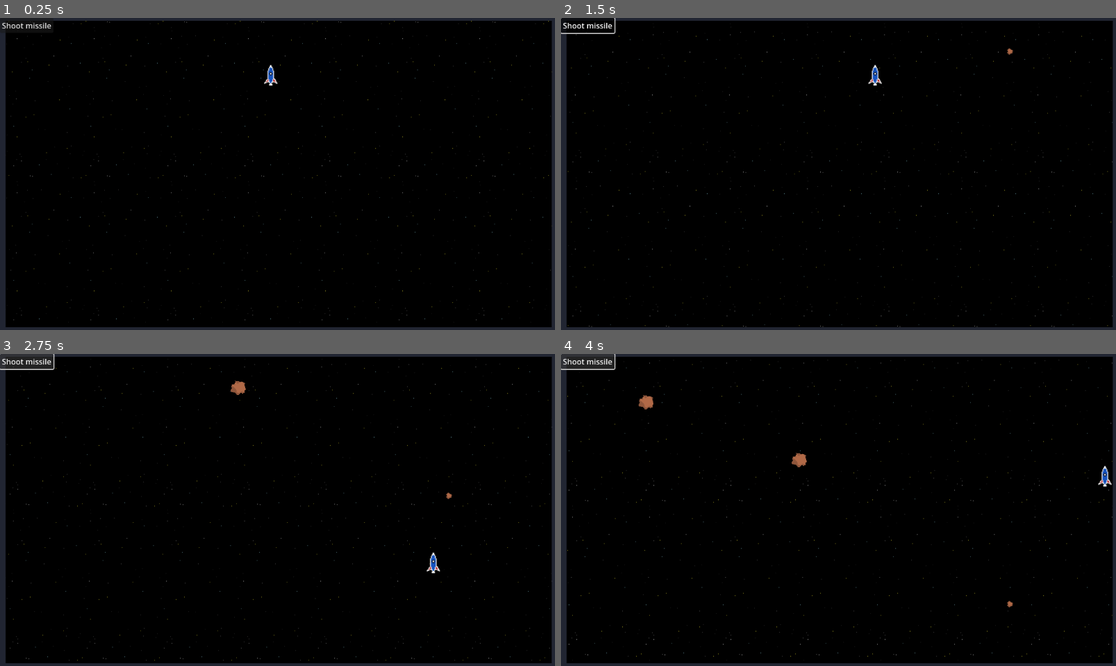
Above: before the commit, frames 1-4 (two rows, left to right).
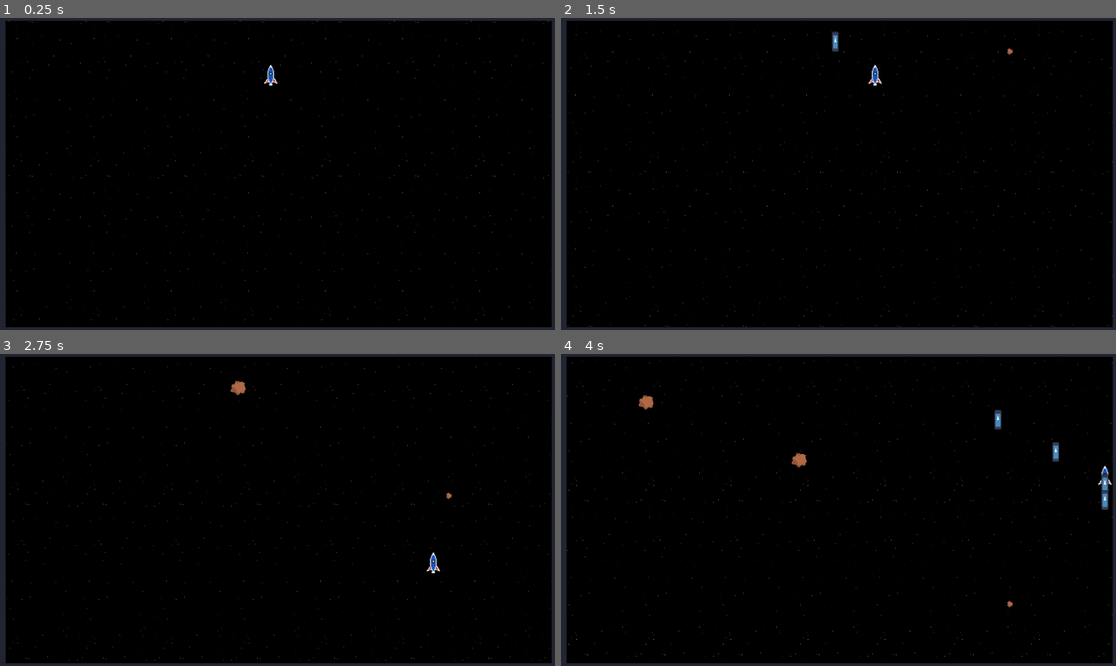
Above: after the commit, the same moments.

Repository: coughenberg/SFGalaga
Game: Godot game, scene res://gameplay.tscn
The game is run twice, just before and just after one commit, with the same random seed, the same clock (stepped at 60 frames per second) and the same inputs. The project has no main scene, so this scene is started directly. The engine's default icon, where the game draws it, is replaced by a stand-in: a white triangle on a blue panel in a dark square.
Inputs (mouse positions are in pixels of both pictures, inside the frame that each line leads up to):
- Up to frame 1 (0.25 s): no input
- Up to frame 2 (1.5 s): click (588, 24) at 0.5 s, where only the run before the commit has a clickable "Shoot missile"; hold Right (ui_right) from 1.28 s (still down); hold Space (shoot, bound only after the commit) from 1.28 s (still down)
- Up to frame 3 (2.75 s): release Right (ui_right) at 2.03 s; release Space (shoot, bound only after the commit) at 2.03 s; hold Down (ui_down) from 2.03 s (still down); tap Space (shoot, bound only after the commit) at 2.1 s
- Up to frame 4 (4 s): release Down (ui_down) at 2.78 s; hold Right (ui_right) 2.78-3.53 s; hold Space (shoot, bound only after the commit) 2.78-3.53 s; hold Up (ui_up) from 3.53 s (still down); tap Space (shoot, bound only after the commit) at 3.6 s

The runs differ from the first frame. In frame 1, 0.1% of the frame differs, in the area x 0-10%, y 1-4%; in frame 2, 0.3%; in frame 3, 0.4%; in frame 4, 0.7%, in the area x 0-99%, y 0-51%.

Commit message:
feat: add laser emit from ship

Diff:
--- a/gameplay.tscn
+++ b/gameplay.tscn
@@ -1,12 +1,11 @@
-[gd_scene load_steps=14 format=3 uid="uid://w4wyf5pdcvr2"]
+[gd_scene load_steps=12 format=3 uid="uid://w4wyf5pdcvr2"]
 
 [ext_resource type="Texture2D" uid="uid://dna3n6405mk41" path="res://icon.svg" id="1_gdyrg"]
 [ext_resource type="Script" path="res://world.gd" id="1_i5vsr"]
-[ext_resource type="Script" path="res://ship/spaceship.gd" id="1_okpmr"]
 [ext_resource type="Shader" path="res://scroll.gdshader" id="2_0i6g5"]
-[ext_resource type="Texture2D" uid="uid://dooao58xrrofa" path="res://ship/spaceship.png" id="2_62jbx"]
 [ext_resource type="Script" path="res://walls/left_wall.gd" id="3_741j5"]
 [ext_resource type="Script" path="res://walls/right_wall.gd" id="4_34cy5"]
+[ext_resource type="PackedScene" uid="uid://dt2xwp702a401" path="res://space_ship.tscn" id="4_u3564"]
 [ext_resource type="Script" path="res://walls/top_wall.gd" id="5_jpvde"]
 [ext_resource type="Script" path="res://walls/bottom_wall.gd" id="6_udiu1"]
 [ext_resource type="Texture2D" uid="uid://4lkxdvq30sga" path="res://background/starry_sky.png" id="9_r8nf1"]
@@ -15,9 +14,6 @@
 shader = ExtResource("2_0i6g5")
 shader_parameter/y_speed = 0.02
 shader_parameter/x_speed = 0.02
-
-[sub_resource type="RectangleShape2D" id="RectangleShape2D_5krt7"]
-size = Vector2(28, 44)
 
 [sub_resource type="RectangleShape2D" id="RectangleShape2D_xej1h"]
 size = Vector2(20, 394)
@@ -35,18 +31,7 @@
 texture = ExtResource("9_r8nf1")
 stretch_mode = 1
 
-[node name="Space Ship" type="CharacterBody2D" parent="."]
-position = Vector2(549, 110)
-script = ExtResource("1_okpmr")
-
-[node name="Sprite2D" type="Sprite2D" parent="Space Ship"]
-position = Vector2(13, 9)
-scale = Vector2(1.6875, 1.625)
-texture = ExtResource("2_62jbx")
-
-[node name="CollisionShape2D" type="CollisionShape2D" parent="Space Ship"]
-position = Vector2(13, 9)
-shape = SubResource("RectangleShape2D_5krt7")
+[node name="SpaceShip" parent="." instance=ExtResource("4_u3564")]
 
 [node name="Left Wall" type="StaticBody2D" parent="."]
 position = Vector2(83, 213)
@@ -112,13 +97,9 @@
 scale = Vector2(0.164063, 3.02344)
 texture = ExtResource("1_gdyrg")
 
-[node name="Button" type="Button" parent="."]
-offset_right = 8.0
-offset_bottom = 8.0
-text = "Shoot missile"
-
 [node name="Enemy Timer" type="Timer" parent="."]
 autostart = true
 
-[connection signal="pressed" from="Button" to="Space Ship" method="_on_button_pressed"]
+[node name="LaserContainer" type="Node2D" parent="."]
+
 [connection signal="timeout" from="Enemy Timer" to="." method="_on_enemy_timer_timeout"]
--- /dev/null
+++ b/lasers/Normal Laser.gd
@@ -0,0 +1,10 @@
+extends Area2D
+
+const SPEED = 250
+
+func _physics_process(delta):
+	global_position.y += -SPEED * delta
+
+
+func _on_visible_on_screen_notifier_2d_screen_exited():
+	queue_free()
--- /dev/null
+++ b/normal_laser.tscn
@@ -0,0 +1,24 @@
+[gd_scene load_steps=4 format=3 uid="uid://bu4vnveitcnis"]
+
+[ext_resource type="Script" path="res://lasers/Normal Laser.gd" id="1_rvky2"]
+[ext_resource type="Texture2D" uid="uid://dna3n6405mk41" path="res://icon.svg" id="2_hkch3"]
+
+[sub_resource type="CapsuleShape2D" id="CapsuleShape2D_7le05"]
+radius = 7.0
+height = 44.0
+
+[node name="Normal Laser" type="Area2D"]
+script = ExtResource("1_rvky2")
+
+[node name="Sprite2D" type="Sprite2D" parent="."]
+scale = Vector2(0.109375, 0.324219)
+texture = ExtResource("2_hkch3")
+
+[node name="CollisionShape2D" type="CollisionShape2D" parent="."]
+shape = SubResource("CapsuleShape2D_7le05")
+
+[node name="VisibleOnScreenNotifier2D" type="VisibleOnScreenNotifier2D" parent="."]
+position = Vector2(0, 27)
+scale = Vector2(0.6, 0.3)
+
+[connection signal="screen_exited" from="VisibleOnScreenNotifier2D" to="." method="_on_visible_on_screen_notifier_2d_screen_exited"]
--- a/project.godot
+++ b/project.godot
@@ -13,3 +13,35 @@
 config/name="Spy Fox Galaga"
 config/features=PackedStringArray("4.2", "Forward Plus")
 config/icon="res://icon.svg"
+
+[input]
+
+shoot={
+"deadzone": 0.5,
+"events": [Object(InputEventKey,"resource_local_to_scene":false,"resource_name":"","device":-1,"window_id":0,"alt_pressed":false,"shift_pressed":false,"ctrl_pressed":false,"meta_pressed":false,"pressed":false,"keycode":0,"physical_keycode":32,"key_label":0,"unicode":32,"echo":false,"script":null)
+]
+}
+move_left={
+"deadzone": 0.5,
+"events": [Object(InputEventKey,"resource_local_to_scene":false,"resource_name":"","device":-1,"window_id":0,"alt_pressed":false,"shift_pressed":false,"ctrl_pressed":false,"meta_pressed":false,"pressed":false,"keycode":0,"physical_keycode":4194319,"key_label":0,"unicode":0,"echo":false,"script":null)
+, Object(InputEventKey,"resource_local_to_scene":false,"resource_name":"","device":-1,"window_id":0,"alt_pressed":false,"shift_pressed":false,"ctrl_pressed":false,"meta_pressed":false,"pressed":false,"keycode":0,"physical_keycode":65,"key_label":0,"unicode":97,"echo":false,"script":null)
+]
+}
+move_right={
+"deadzone": 0.5,
+"events": [Object(InputEventKey,"resource_local_to_scene":false,"resource_name":"","device":-1,"window_id":0,"alt_pressed":false,"shift_pressed":false,"ctrl_pressed":false,"meta_pressed":false,"pressed":false,"keycode":0,"physical_keycode":4194321,"key_label":0,"unicode":0,"echo":false,"script":null)
+, Object(InputEventKey,"resource_local_to_scene":false,"resource_name":"","device":-1,"window_id":0,"alt_pressed":false,"shift_pressed":false,"ctrl_pressed":false,"meta_pressed":false,"pressed":false,"keycode":0,"physical_keycode":68,"key_label":0,"unicode":100,"echo":false,"script":null)
+]
+}
+move_up={
+"deadzone": 0.5,
+"events": [Object(InputEventKey,"resource_local_to_scene":false,"resource_name":"","device":-1,"window_id":0,"alt_pressed":false,"shift_pressed":false,"ctrl_pressed":false,"meta_pressed":false,"pressed":false,"keycode":0,"physical_keycode":87,"key_label":0,"unicode":119,"echo":false,"script":null)
+, Object(InputEventKey,"resource_local_to_scene":false,"resource_name":"","device":-1,"window_id":0,"alt_pressed":false,"shift_pressed":false,"ctrl_pressed":false,"meta_pressed":false,"pressed":false,"keycode":0,"physical_keycode":4194320,"key_label":0,"unicode":0,"echo":false,"script":null)
+]
+}
+move_down={
+"deadzone": 0.5,
+"events": [Object(InputEventKey,"resource_local_to_scene":false,"resource_name":"","device":-1,"window_id":0,"alt_pressed":false,"shift_pressed":false,"ctrl_pressed":false,"meta_pressed":false,"pressed":false,"keycode":0,"physical_keycode":83,"key_label":0,"unicode":115,"echo":false,"script":null)
+, Object(InputEventKey,"resource_local_to_scene":false,"resource_name":"","device":-1,"window_id":0,"alt_pressed":false,"shift_pressed":false,"ctrl_pressed":false,"meta_pressed":false,"pressed":false,"keycode":0,"physical_keycode":4194322,"key_label":0,"unicode":0,"echo":false,"script":null)
+]
+}
--- a/ship/spaceship.gd
+++ b/ship/spaceship.gd
@@ -5,13 +5,30 @@
 var screenHeight = get_viewport_rect().size.y
 
 # Ship constant speed
-const speed = 7.5
+@export var speed = 7.5
+
+var laser_scene = preload("res://normal_laser.tscn")
+
+signal laser_shot(laser_scene, location)
+
+@onready var muzzle = $Muzzle
+
+var shoot_cd = false
+
+const laser_rate = 0.25
 
 func _init():
 	pass
 
+func _process(delta):
+	if Input.is_action_pressed("shoot") && !shoot_cd:
+		shoot_cd = true
+		shoot()
+		await get_tree().create_timer(laser_rate).timeout
+		shoot_cd = false
+
 func get_velocity_input():
-	var input_direction = Input.get_vector("ui_left", "ui_right", "ui_up", "ui_down")
+	var input_direction = Input.get_vector("move_left", "move_right", "move_up", "move_down")
 	var vel = input_direction * speed
 	return vel
 
@@ -24,5 +41,5 @@
 	var collision = move_and_collide(vel)
 
 
-func _on_button_pressed():
-	pass # Replace with function body.
+func shoot():
+	laser_shot.emit(laser_scene, muzzle.global_position)
--- /dev/null
+++ b/space_ship.tscn
@@ -0,0 +1,23 @@
+[gd_scene load_steps=4 format=3 uid="uid://dt2xwp702a401"]
+
+[ext_resource type="Script" path="res://ship/spaceship.gd" id="1_nhjfa"]
+[ext_resource type="Texture2D" uid="uid://dooao58xrrofa" path="res://ship/spaceship.png" id="2_e68wf"]
+
+[sub_resource type="RectangleShape2D" id="RectangleShape2D_5krt7"]
+size = Vector2(28, 44)
+
+[node name="Space Ship" type="CharacterBody2D"]
+position = Vector2(549, 110)
+script = ExtResource("1_nhjfa")
+
+[node name="Sprite2D" type="Sprite2D" parent="."]
+position = Vector2(13, 9)
+scale = Vector2(1.6875, 1.625)
+texture = ExtResource("2_e68wf")
+
+[node name="CollisionShape2D" type="CollisionShape2D" parent="."]
+position = Vector2(13, 9)
+shape = SubResource("RectangleShape2D_5krt7")
+
+[node name="Muzzle" type="Marker2D" parent="."]
+position = Vector2(13, -15)
--- a/world.gd
+++ b/world.gd
@@ -1,18 +1,25 @@
 extends Node2D
 
-var large_asteroid = preload("res://asteroids/large_asteroid.tscn")
-var medium_asteroid = preload("res://asteroids/medium_asteroid.tscn")
-var small_asteroid = preload("res://asteroids/small_asteroid.tscn")
+var large_asteroid_scene = preload("res://asteroids/large_asteroid.tscn")
+var medium_asteroid_scene = preload("res://asteroids/medium_asteroid.tscn")
+var small_asteroid_scene = preload("res://asteroids/small_asteroid.tscn")
 
-var asteroids = [large_asteroid, medium_asteroid, small_asteroid]
+var asteroids = [large_asteroid_scene, medium_asteroid_scene, small_asteroid_scene]
+
+@onready var ship = $SpaceShip
+
+@onready var laser_container = $LaserContainer
 
 # The left and right most positions without hitting the borders
 const X_LEFTMOST = 100
 const X_RIGHTMOST = 1100
 
+#var ship = null
+
 # Called when the node enters the scene tree for the first time.
 func _ready():
-	pass # Replace with function body.
+	assert(ship != null)
+	ship.laser_shot.connect(_on_player_laser_shot)
 
 # Called every frame. 'delta' is the elapsed time since the previous frame.
 func _process(delta):
@@ -23,3 +30,8 @@
 	var asteroid = asteroid_scene.instantiate()
 	asteroid.position = Vector2(randf_range(X_LEFTMOST, X_RIGHTMOST), -20)
 	add_child(asteroid)
+
+func _on_player_laser_shot(laser_scene, location):
+	var laser = laser_scene.instantiate()
+	laser.global_position = location
+	laser_container.add_child(laser)
